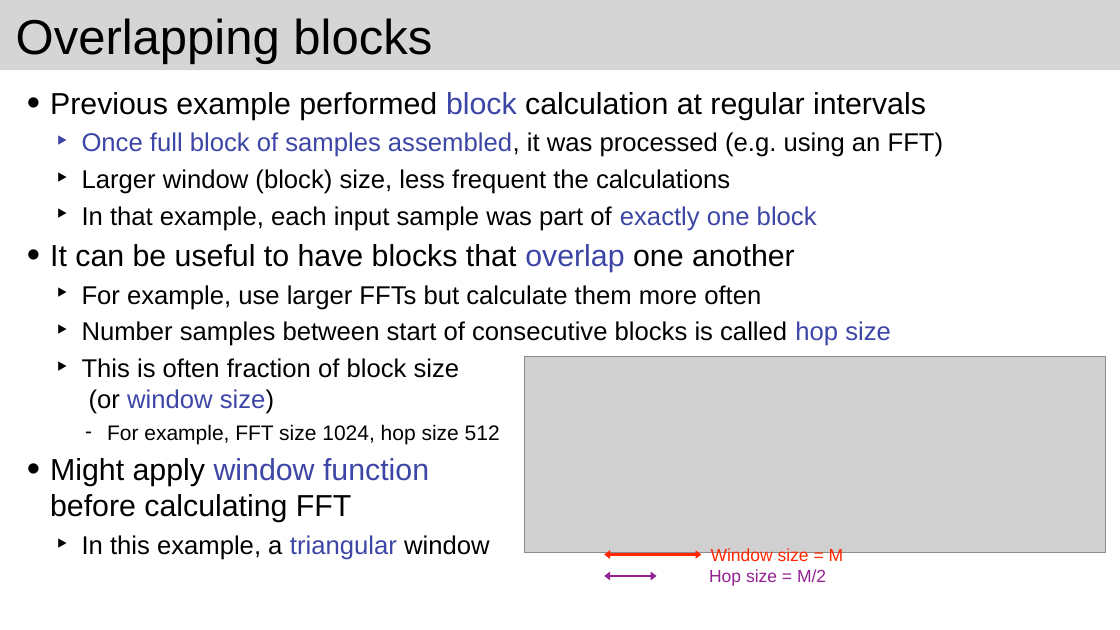
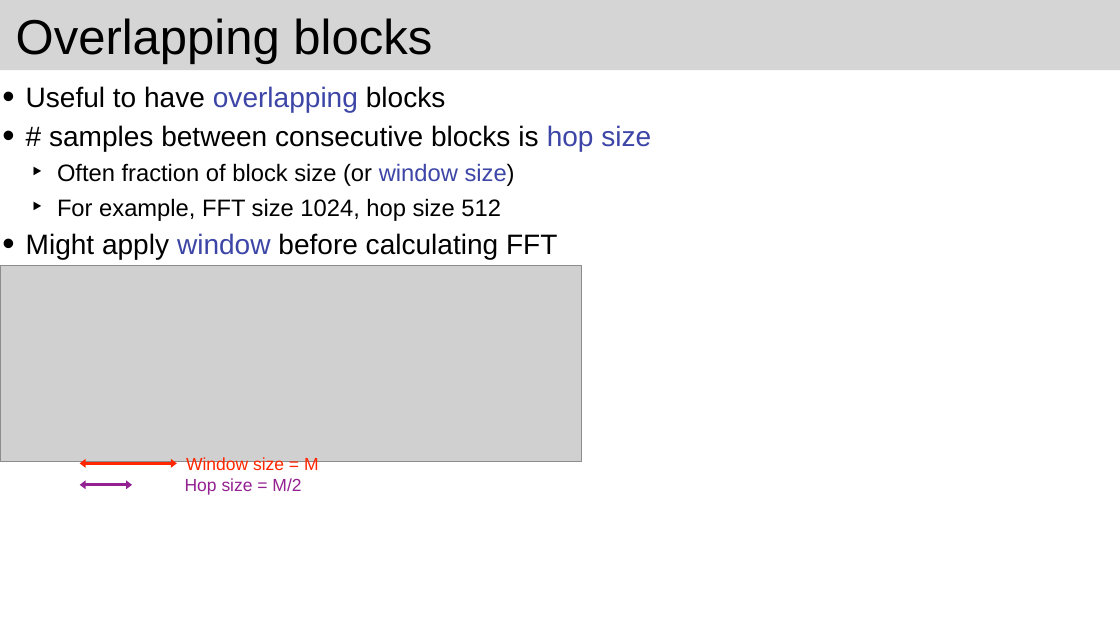
Before and after one commit to joshreiss/Audio-programming-with-VST-and-JUCE, a slide deck: slide 8 of 10 Phase vocoder/Phase vocoder 1 - Empty phase vocoder.pptx (slide 7 before the commit). Drawn at 1120x630 pixels with LibreOffice and Linux fonts; fonts in the diff are those of the drawing; grey boxes stand for pictures. Boxes give left, top, right and bottom in pixels: in the first picture for what was removed or moved away, otherwise in the second. Text is boxed around its words. In the diff, an @@ line names an element or a change of style, - is before the commit and + after.

```diff
--- a/10 Phase vocoder/Phase vocoder 1 - Empty phase vocoder.pptx
+++ b/10 Phase vocoder/Phase vocoder 1 - Empty phase vocoder.pptx
@@ text "Useful to have overlapping blocks": place and size @@
-text "Useful to have overlapping blocks" at <box>50,92,944,560</box>
+text "Useful to have overlapping blocks" at <box>26,86,651,260</box>
@@ text at <box>26,86,651,186</box>: text changed; size 44 to 48.1 pt @@
-• Previous example performed block calculation at regular intervals
-  ‣ Once full block of samples assembled, it was processed (e.g. using an FFT)
-  ‣ Larger window (block) size, less frequent the calculations
-  ‣ In that example, each input sample was part of exactly one block
-• It can be useful to have blocks that overlap one another
-  ‣ For example, use larger FFTs but calculate them more often
-  ‣ Number samples between start of consecutive blocks is called hop size
-  ‣ This is often fraction of block size
-    (or window size)
+• Useful to have overlapping blocks
+• # samples between consecutive blocks is hop size
+  ‣ Often fraction of block size (or window size)
@@ text at <box>57,198,501,221</box>: size 36 to 40.7 pt in "For example, FFT size 1024, hop size ..."; bullet - to ‣; list level 3 to 2 in "For example, FFT size 1024, ..." @@
@@ text at <box>26,233,557,260</box>: text changed; size 52 to 48.1 pt @@
-• Might apply window function
-  before calculating FFT
-  ‣ In this example, a triangular window
+• Might apply window before calculating FFT
@@ 2 texts, 2 double arrows, 1 picture: place and size @@
-2 texts, 2 double arrows, 1 picture at <box>525,357,1106,586</box>
+2 texts, 2 double arrows, 1 picture at <box>0,265,581,495</box>
```
Also in this commit, not shown: 10 other slides changed, 2 slides added, 3 slides removed, 47 other files.
